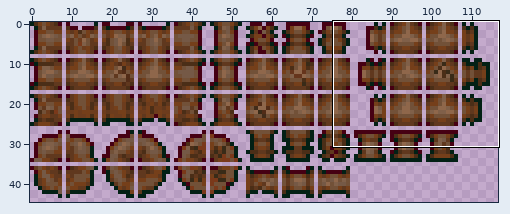
Edited in one commit: sprite sheet (Tiles/Ashen/Rusty_Piping.png). The picture above shows the old version from afar; the outline marks the close-up.
Close-up. Before the edit:
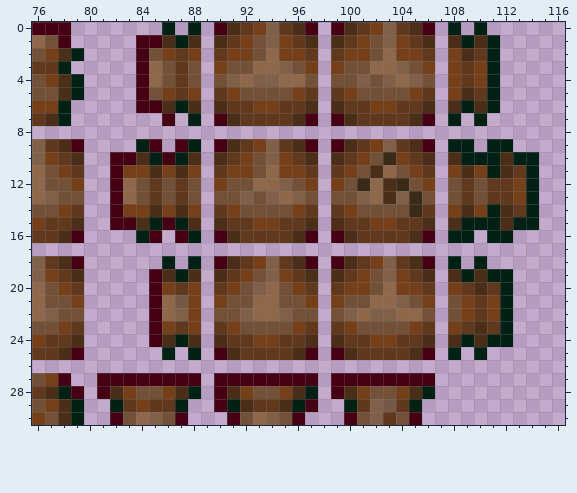
The file is 234x90 pixels, drawn in blocks of 2x2; one block is one cell here. Colours within 5 levels of each other are drawn and written as one. Shown: x 76..116, y 0..30.
Now the later version:
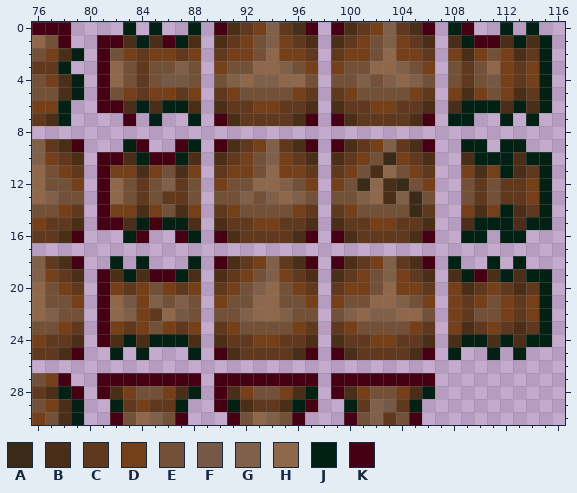
Palette (. is transparent): A #392b18  B #4b2e17  C #60381e  D #753f1a  E #725138  F #755946  G #806049  H #8f674b  J #032015  K #460013
Edits made:
@@ x 76..116 @@
- 0 KKK.......J.J.KBCDGCBK.KBCDGCBK.J.J......
- 1 HEK.....KKBJB.BCDEGDCB.BCDEGDCB.BJBJ.....
- 2 EDBJ....KEDCD.CDDEHDDC.CDDEHDDC.DBCJ.....
- 3 CCJ.....KHECE.DEEHHGED.DEEHHGED.DCDJ.....
- 4 EDBJ....KHECE.EGHGGHHE.EEGEGHGE.DCDJ.....
- 5 EEBJ....KEDCD.CDEEEEDC.CDEEEEDC.DBCJ.....
- 6 DDJ.....KKBJB.BCCDDCCB.BCCDDCCB.BJBJ.....
- 7 CBJ.......K.J.KBCCCCBK.KBCCCCBK.J.J......
+ 0 KKK....J.J..J.KBCDGCBK.KBCDGCBK.JK..J.J..
+ 1 HEK..KKBJBKJB.BCDEGDCB.BCDEGDCB.BJKKBJBJ.
+ 2 EDBJ.KEDCDDCD.CDDEHDDC.CDDEHDDC.DBDEDBCJ.
+ 3 CCJ..KHECEEGE.DEEHHGED.DEEHHGED.ECEHDCDJ.
+ 4 EDBJ.KHECEFFE.EGHGGHHE.EEGEGHGE.ECEFDCDJ.
+ 5 EEBJ.KEDCDDCD.CDEEEEDC.CDEEEEDC.DBDEDBCJ.
+ 6 DDJ..KKBJBJJB.BCCDDCCB.BCCDDCCB.BJJJBJBJ.
+ 7 CBJ....K.J..J.KBCCCCBK.KBCCCCBK.JJ..J.J..
  8 .........................................
- 9 GCBK....JK.KJ.KBCDGCBK.KBCDGCBK.JJ.JJ....
-10 GDCB..KKBJKJB.BCDEGDCB.BCDEADCB.BJJJBJJ..
-11 HEDC..KDDBDBD.CDDEHDDC.CDEBHEDC.DBDJBCJ..
-12 HEED..KHECECE.DEEHHGED.DEAHBAED.ECECCDJ..
-13 HGEE..KHECECE.EEGEGHGE.EEGHBGAE.ECECCDJ..
-14 EEDC..KDDBDBD.CDEEEEDC.CDEEEEAC.DBDJBCJ..
-15 DCCB..KKBJKJB.BCCDDCCB.BCCDDCCB.BJJJBJJ..
-16 CCBK....JK.KJ.KBCCCCBK.KBCCCCBK.JJ.JJ....
+ 9 GCBK...JK..KJ.KBCDGCBK.KBCDGCBK..JJ.JJ...
+10 GDCB.KKBJKKJB.BCDEGDCB.BCDEADCB..BJJJBJJ.
+11 HEDC.KDDBDEBD.CDDEHDDC.CDEBHEDC..DBDJBCJ.
+12 HEED.KHECEGCE.DEEHHGED.DEAHBAED..ECECCDJ.
+13 HGEE.KHECECCE.EEGEGHGE.EEGHBGAE..ECECCDJ.
+14 EEDC.KDDBDEBD.CDEEEEDC.CDEEEEAC..DBDJBCJ.
+15 DCCB.KKBJKJJB.BCCDDCCB.BCCDDCCB..BJJJBJJ.
+16 CCBK...JK..KJ.KBCCCCBK.KBCCCCBK..JJ.JJ...
 17 .........................................
-18 GCBK......J.J.KBCDGCBK.KBCDGCBK.J.J......
-19 GDCB.....KBJB.BCDEGDCB.BCDEGDCB.BJBJJ....
-20 HEDC.....KDCD.CDEGHEDC.CDDEHDDC.DCBCJ....
-21 HEED.....KHFD.DEEHHEED.DEEHHGED.EDCDJ....
-22 HGEE.....KHGD.EEGHHGEE.EGHGGHHE.EDCDJ....
-23 EEDC.....KDCD.CDEEEEDC.CDEEEEDC.DCBCJ....
-24 DCCB.....KBJB.BCCDDCCB.BCCDDCCB.BJBJJ....
-25 CCBK......J.J.KBCCCCBK.KBCCCCBK.J.J......
+18 GCBK..J.J...J.KBCDGCBK.KBCDGCBK.J..J.J...
+19 GDCB.KBJBKKJB.BCDEGDCB.BCDEGDCB.BJKBJBJJ.
+20 HEDC.KDCDEDCD.CDEGHEDC.CDDEHDDC.DBCDCBCJ.
+21 HEED.KHFDGEGE.DEEHHEED.DEEHHGED.DCDEDCDJ.
+22 HGEE.KHGDCHFE.EEGHHGEE.EGHGGHHE.DCEEDCDJ.
+23 EEDC.KDCDEDCD.CDEEEEDC.CDEEEEDC.DBCDCBCJ.
+24 DCCB.KBJBJJJB.BCCDDCCB.BCCDDCCB.BJJBJBJJ.
+25 CCBK..J.J...J.KBCCCCBK.KBCCCCBK.J..J.J...
 26 .........................................
